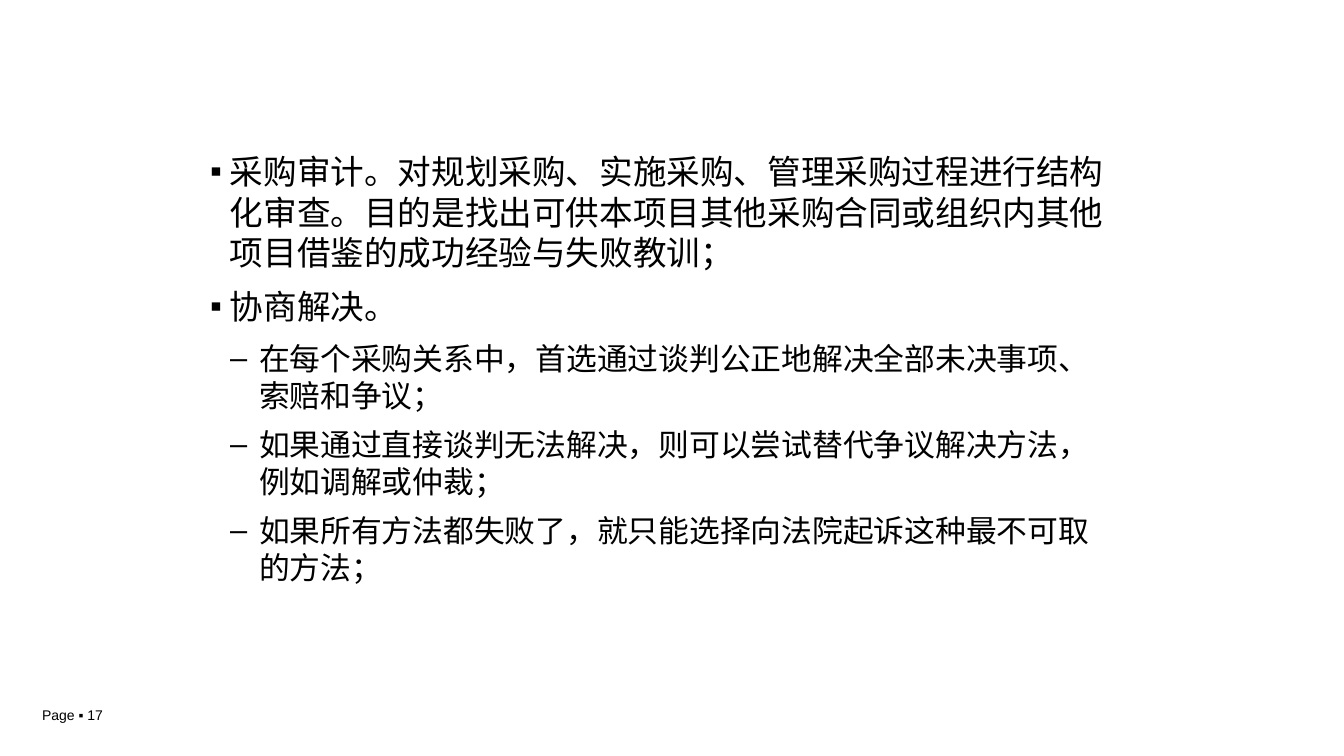
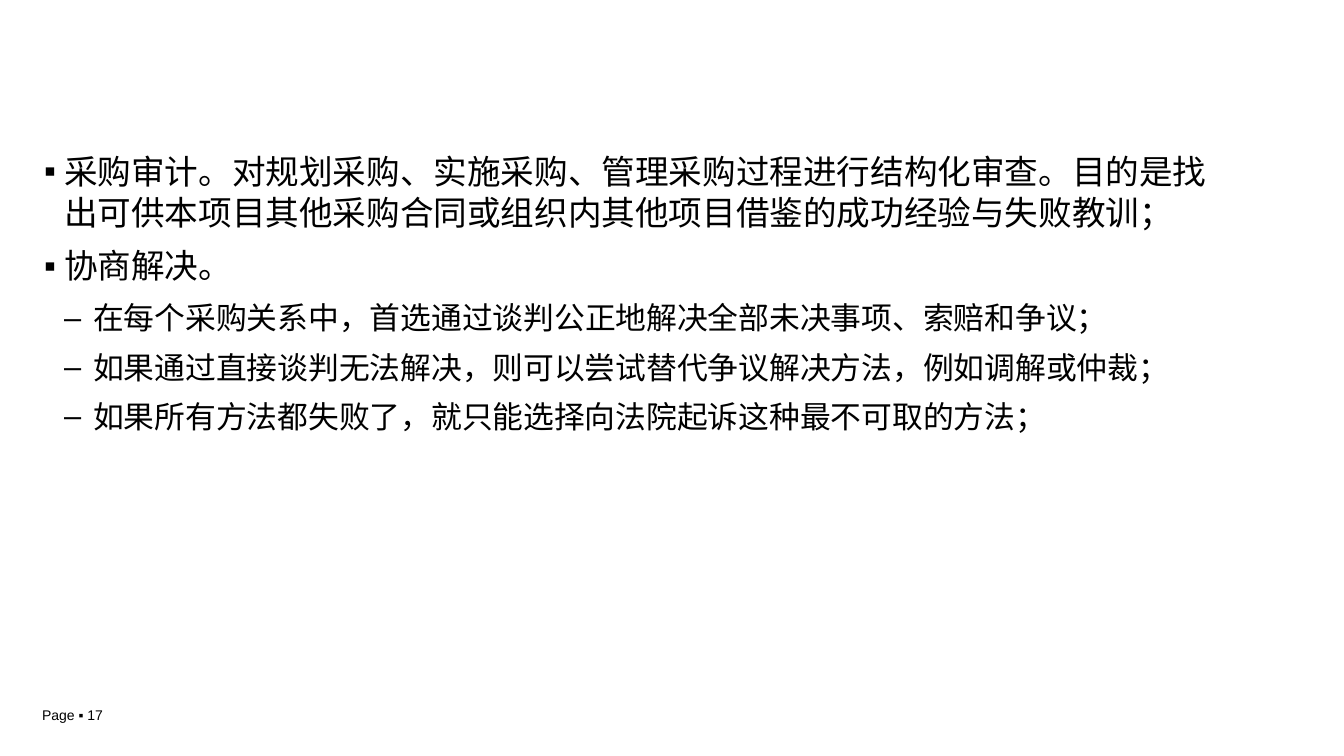
Before and after one commit to DongChengXiao/It_Project_Management, a slide deck: slide 17 of 第5章 项目收尾.pptx. Drawn at 1344x756 pixels with LibreOffice and Linux fonts; fonts in the diff are those of the drawing; background and template pictures are left out. Boxes give left, top, right and bottom in pixels: in the first picture for what was removed or moved away, otherwise in the second. Text is boxed around its words. In the diff, an @@ line names an element or a change of style, - is before the commit and + after.

Commit message:
项目收尾

```diff
--- a/第5章 项目收尾.pptx
+++ b/第5章 项目收尾.pptx
@@ text "采购审计。对规划采购、实施采购、管理采购过程进行结构化审查。目的是找出可供本项目其他采购合同或组织内其他项目借鉴的成功经 ..." rewrapped from <box>230,155,1104,584</box> to <box>64,155,1206,433</box> @@
```
Also in this commit, not shown: 9 other slides changed.
